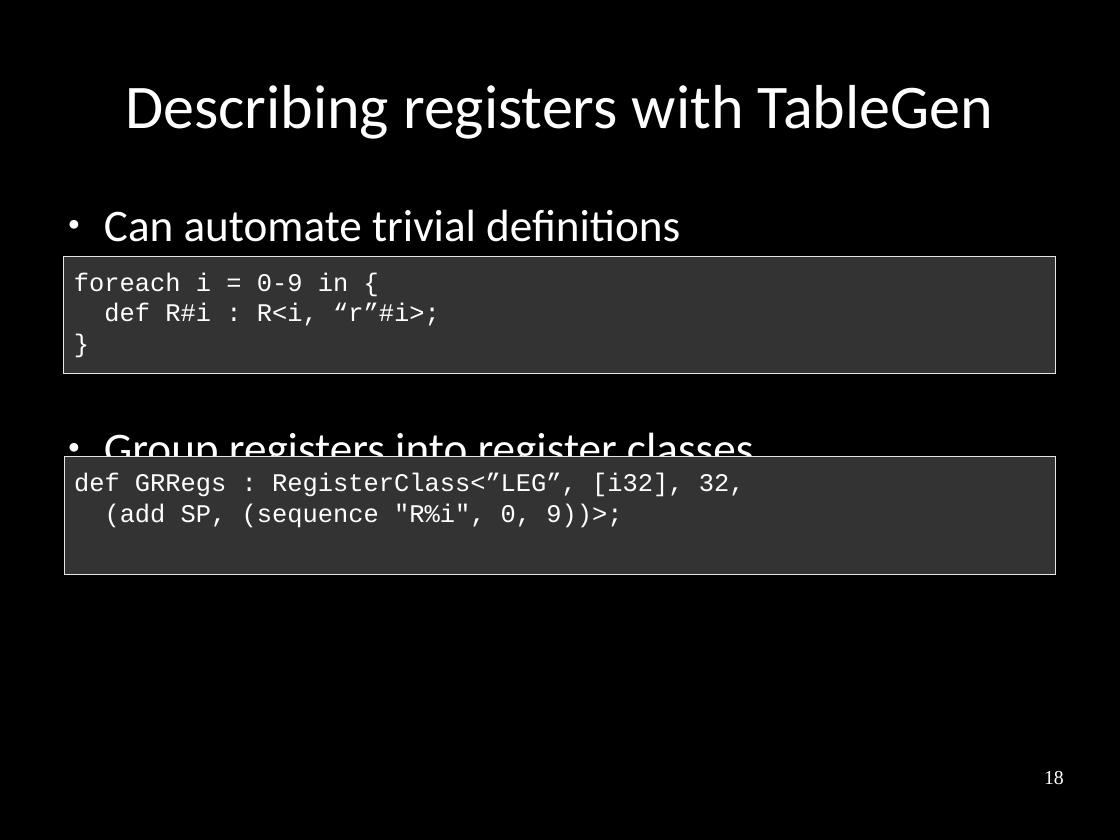
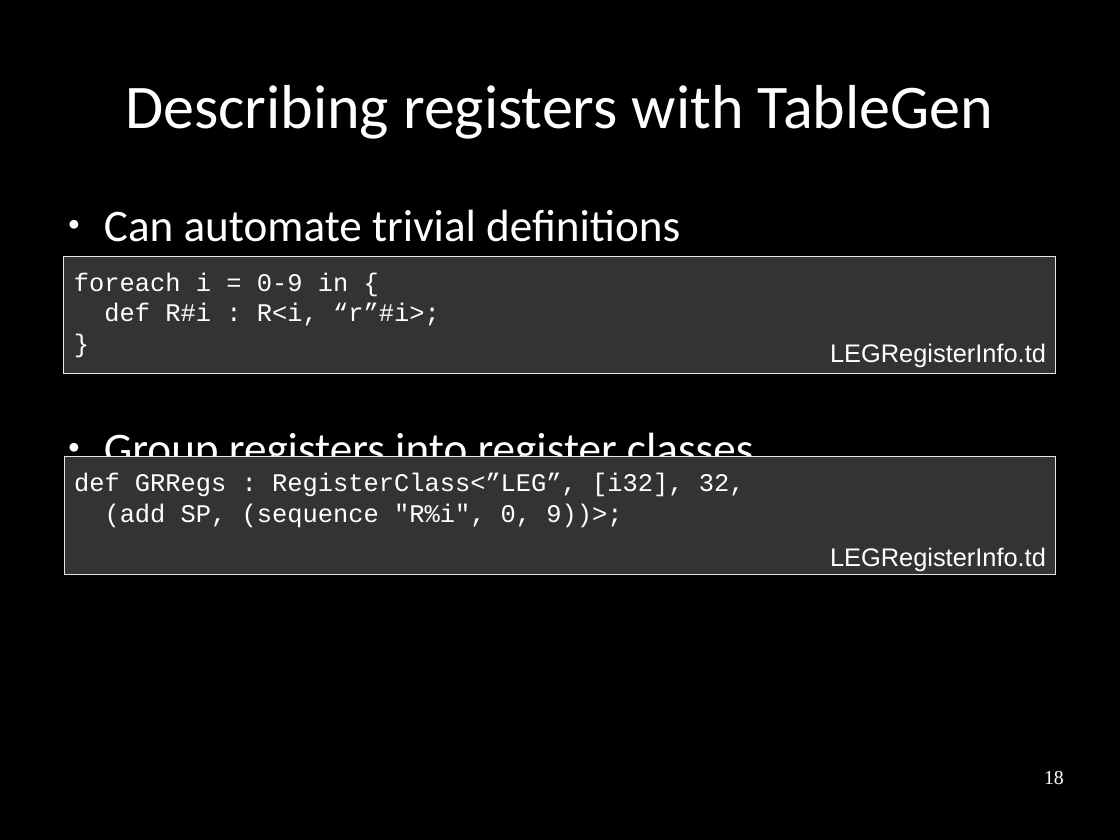
Before and after one commit to frasercrmck/llvm-leg, a slide deck: slide 18 of docs/Codeplay/Slides.odp. Drawn at 1120x840 pixels with LibreOffice and Linux fonts; fonts in the diff are those of the drawing. Boxes give left, top, right and bottom in pixels: in the first picture for what was removed or moved away, otherwise in the second. Text is boxed around its words. In the diff, an @@ line names an element or a change of style, - is before the commit and + after.

```diff
--- a/docs/Codeplay/Slides.odp
+++ b/docs/Codeplay/Slides.odp
@@ text added at [830,343,1046,367], 18 pt, text #FFFFFF @@
+LEGRegisterInfo.td
@@ text added at [830,547,1046,571], 18 pt, text #FFFFFF @@
+LEGRegisterInfo.td
```
Also in this commit, not shown: 23 other slides changed.
